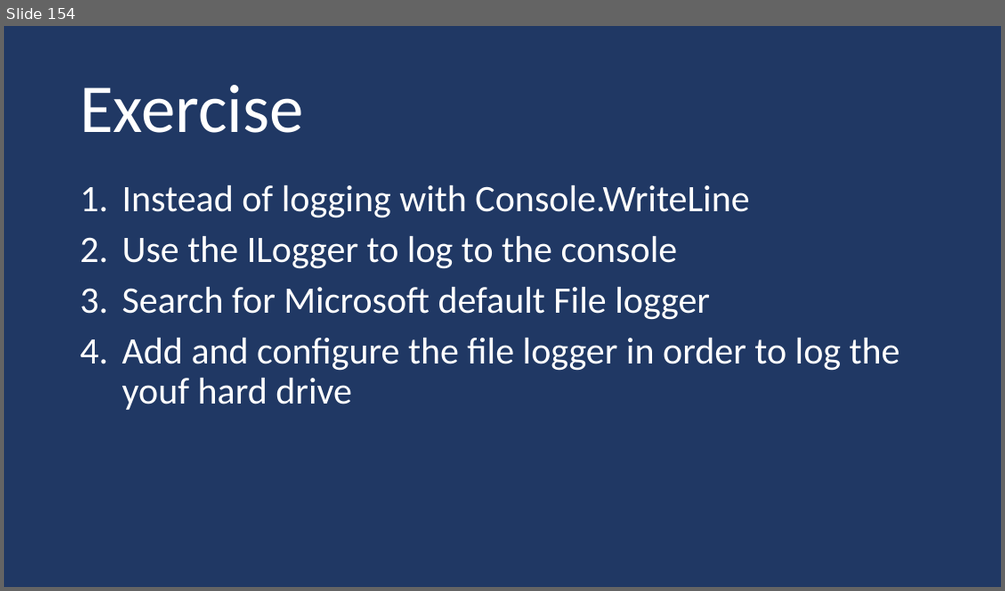
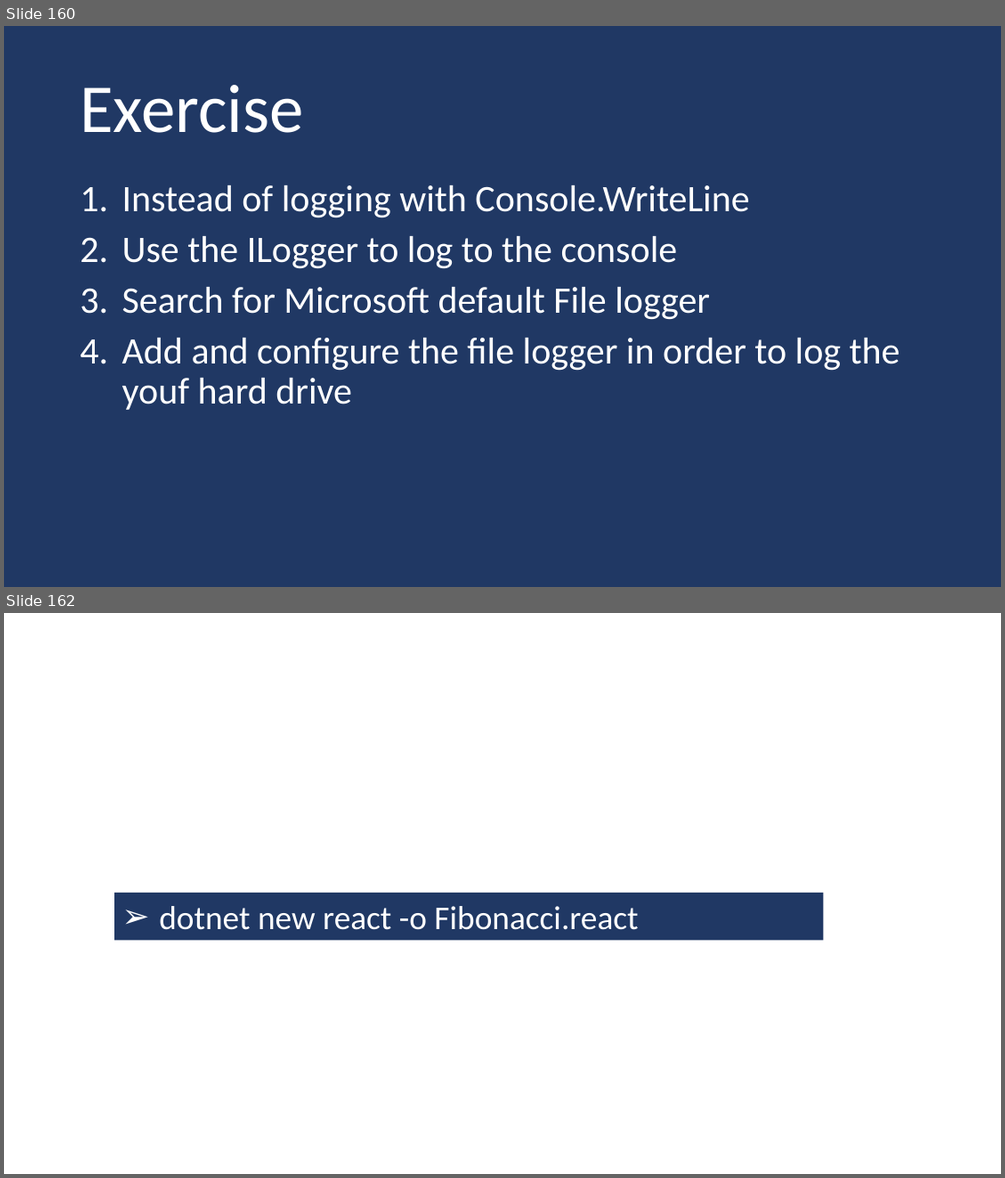
Before and after one commit to guillaume-chervet/course.dotnet, a slide deck: documentations/dotnet.pptx. Shown one above the other, each under a label of ours: slide 154 before the commit, slides 160 and 162 after it; the slides between them are not shown. The pictures are 1005x591 and 1005x1178 pixels, drawn with LibreOffice and Linux fonts; fonts in the diff are those of the drawing. Boxes give left, top, right and bottom in pixels: in the first picture for what was removed or moved away, otherwise in the second. Text is boxed around its words. In the diff, an @@ line names an element or a change of style, - is before the commit and + after.

```diff
--- a/documentations/dotnet.pptx
+++ b/documentations/dotnet.pptx
@@ slide 162 added at [4,613,1001,1174], background #FFFFFF @@
@@ rectangle added at [114,892,824,941], fill #203864, 32 pt, text #FFFFFF @@
+➢ dotnet new react -o Fibonacci.react
@@ what was slide 154 is now slide 160 @@
```
Also in this commit, not shown: 4 slides changed, 2 other slides added, 1 slide removed.
